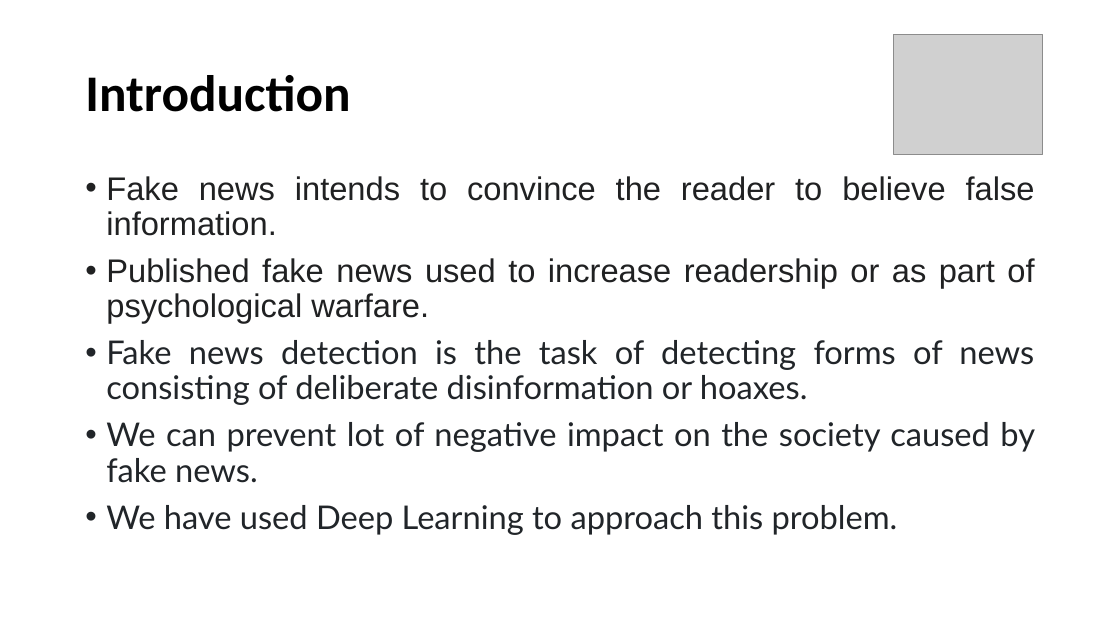
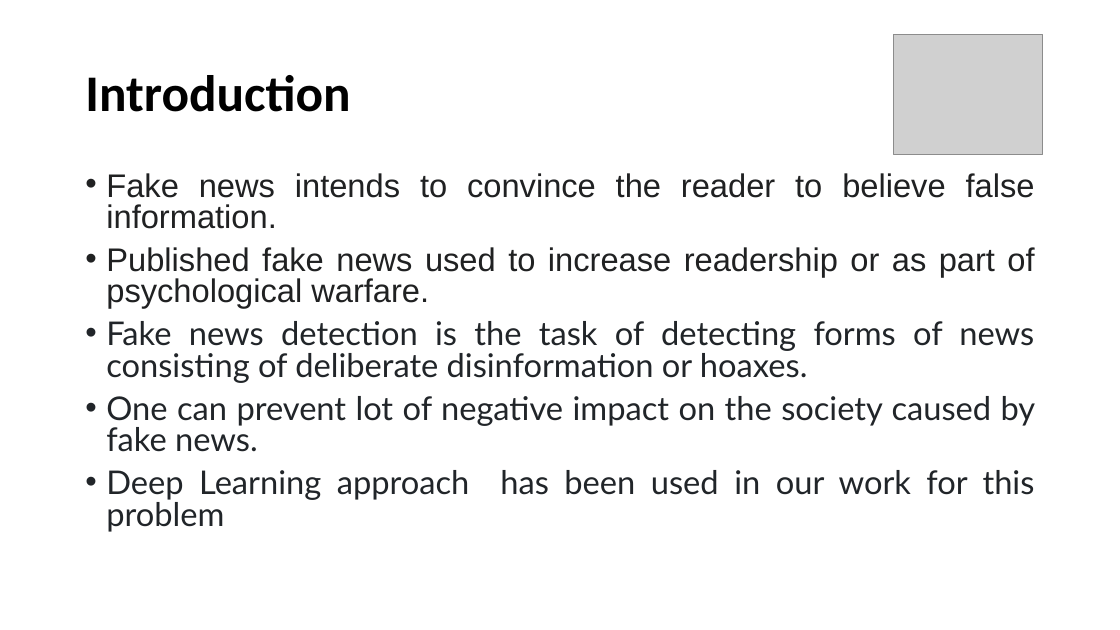
Before and after one commit to satya1013/Fake-News-1, a slide deck: slide 2 of Fake_News_New.pptx. Drawn at 1120x630 pixels with LibreOffice and Linux fonts; fonts in the diff are those of the drawing; grey boxes stand for pictures. Boxes give left, top, right and bottom in pixels: in the first picture for what was removed or moved away, otherwise in the second. Text is boxed around its words. In the diff, an @@ line names an element or a change of style, - is before the commit and + after.

```diff
--- a/Fake_News_New.pptx
+++ b/Fake_News_New.pptx
@@ text at <box>106,173,1035,383</box>: line spacing 0.9 to 0.8 @@
@@ text at <box>106,396,1036,532</box>: text changed @@
-• We can prevent lot of negative impact on the society caused by fake news.
-• We have used Deep Learning to approach this problem.
+• One can prevent lot of negative impact on the society caused by fake news.
+• Deep Learning approach has been used in our work for this problem
```
Also in this commit, not shown: 5 other slides changed, 1 slide added, 15 other files.
